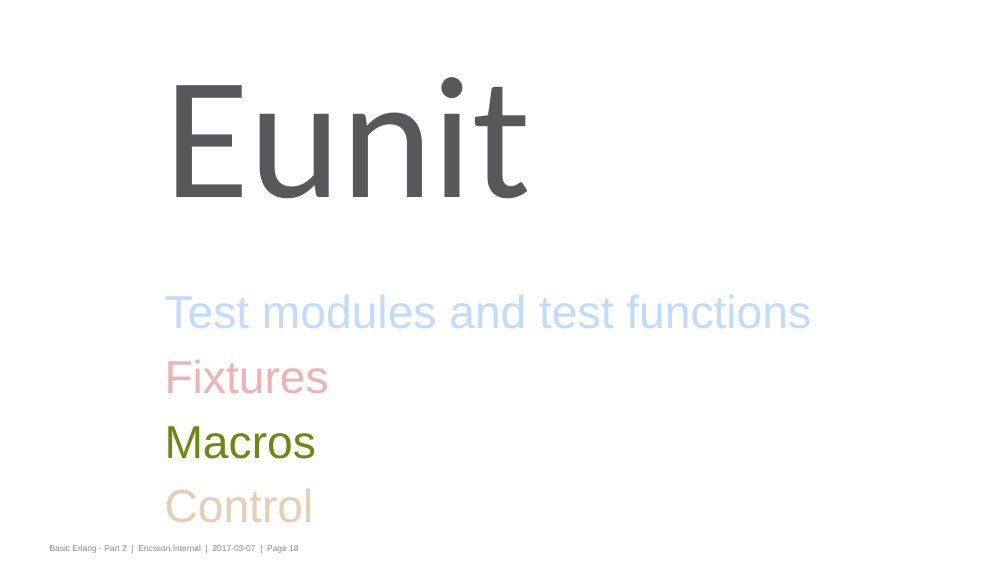
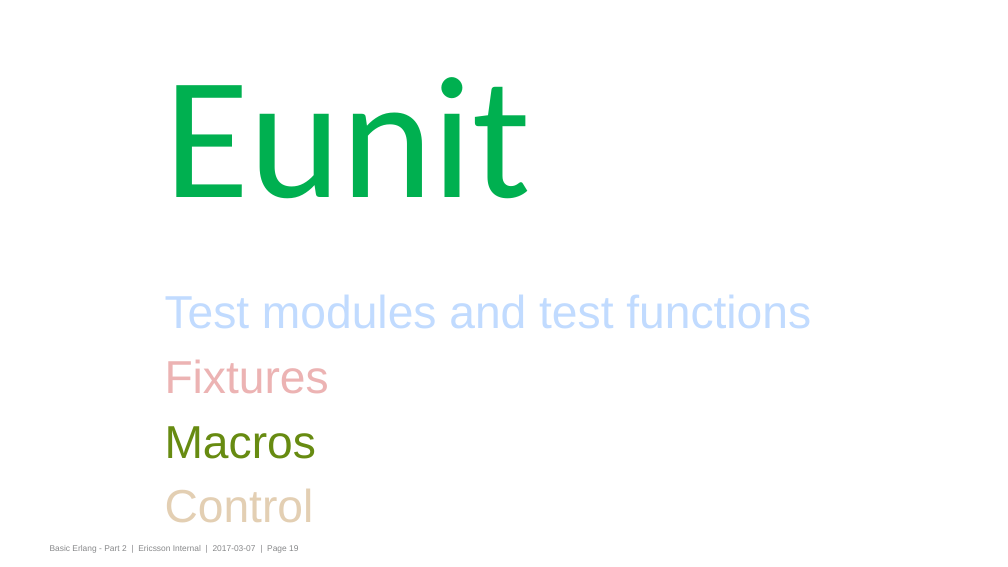
Before and after one commit to gwaerondor/unit_testing_in_erlang, a slide deck: slide 19 of basic_erlang_4/presentation/erlang_part_4_testing.pptx (slide 18 before the commit). Drawn at 1008x567 pixels with LibreOffice and Linux fonts; fonts in the diff are those of the drawing; background and template pictures are left out. Boxes give left, top, right and bottom in pixels: in the first picture for what was removed or moved away, otherwise in the second. Text is boxed around its words. In the diff, an @@ line names an element or a change of style, - is before the commit and + after.

```diff
--- a/basic_erlang_4/presentation/erlang_part_4_testing.pptx
+++ b/basic_erlang_4/presentation/erlang_part_4_testing.pptx
@@ title "Eunit" at [165,77,531,199]: text colour #58585A to #00B050 @@
```
Also in this commit, not shown: 7 other slides changed, 1 slide added, 9 other files.
